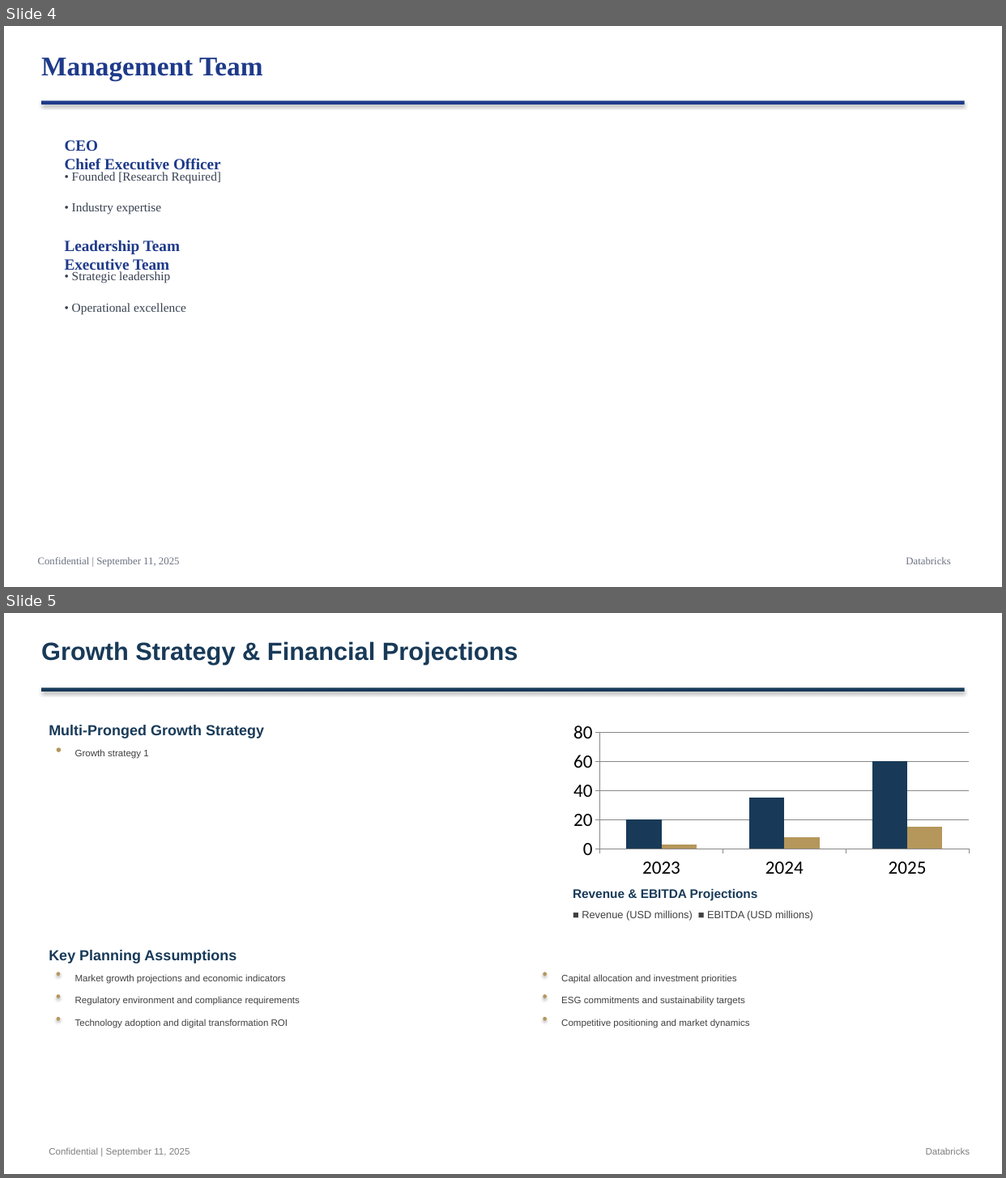
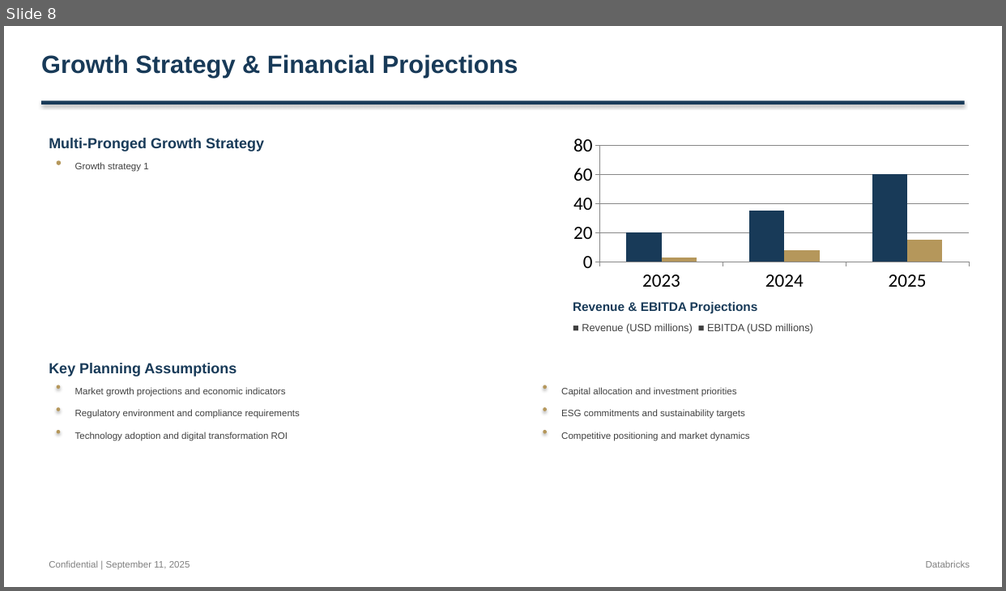
Before and after one commit to alinvb/slide_generator, a slide deck: output_presentation.pptx. Shown one above the other, each under a label of ours: slides 4 and 5 before the commit, slide 8 after it. The pictures are 1006x1178 and 1006x591 pixels, drawn with LibreOffice and Linux fonts; fonts in the diff are those of the drawing. Boxes give left, top, right and bottom in pixels: in the first picture for what was removed or moved away, otherwise in the second. Text is boxed around its words. In the diff, an @@ line names an element or a change of style, - is before the commit and + after.

Commit message:
🔬 Major Fix: Replace placeholders with LLM research calls + user-editable research
🚀 Core Improvements:
1. **User-Editable Research**: Users can now edit research content directly in the Research Agent tab
2. **LLM Research Integration**: Bulletproof JSON generator now makes LLM calls for missing data instead of leaving placeholders
3. **Dynamic Field Research**: Added _research_missing_field() function for targeted LLM research
4. **Enhanced Extraction Functions**: Updated strategic buyers, financial buyers, and precedent transactions to use LLM research

🎯 Fixes Applied:
- Replace '[Description Required]' with actual LLM-researched content
- Replace '[Rating Required]' with LLM-generated assessments
- Replace '[Rationale Required]' with LLM-researched strategic rationale
- User edits in Research Agent tab now flow into JSON generation

⚡ Expected Results:
- No more placeholder text in generated JSONs
- Real, researched content for all fields
- User control over research content
- Higher quality slide generation with actual data

🔧 Technical Changes:
- Modified app.py to add text_area editors for research results
- Added _research_missing_field() helper function for targeted research
- Enhanced _extract_strategic_buyers(), _extract_financial_buyers(), _extract_precedent_transactions()
- Research results now preserve user edits and flow into JSON generation

```diff
--- a/output_presentation.pptx
+++ b/output_presentation.pptx
@@ slide 4 removed at bbox=[4, 26, 1002, 587], background #FFFFFF @@
@@ text removed at bbox=[41, 58, 262, 80] @@
-Management Team
@@ rectangle removed at bbox=[41, 101, 965, 105] @@
@@ text removed at bbox=[65, 140, 221, 173] @@
-CEO
-Chief Executive Officer
@@ text removed at bbox=[72, 172, 221, 183] @@
-• Founded [Research Required]
@@ text removed at bbox=[72, 203, 161, 215] @@
-• Industry expertise
@@ text removed at bbox=[65, 240, 180, 274] @@
-Leadership Team
-Executive Team
@@ text removed at bbox=[72, 271, 170, 284] @@
-• Strategic leadership
@@ text removed at bbox=[72, 303, 186, 315] @@
-• Operational excellence
@@ text removed at bbox=[38, 557, 180, 567] @@
-Confidential | September 11, 2025
@@ text removed at bbox=[906, 557, 950, 565] @@
-Databricks
@@ what was slide 5 is now slide 8 @@
```
Also in this commit, not shown: 3 slides changed, 5 slides added, 1 other slide removed, 2 other files.
